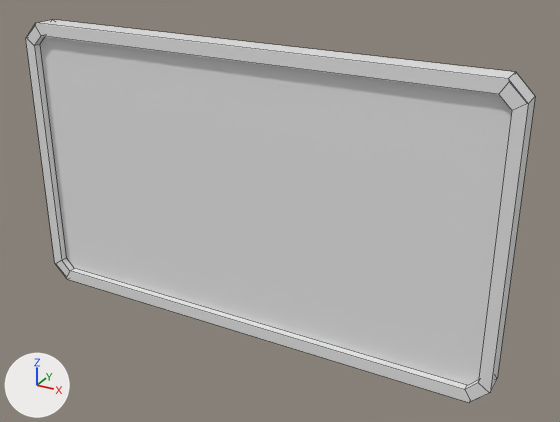
One commit to the Blender file thryfy_tablet.blend: the scene before it, then after it.
Camera for both pictures: a 50 mm lens placed at (2.47, -4.03, 1.96), pointed at (0.21, 0.07, -0.09). The lights are fixed; the arrows at lower left show +X, +Y and +Z. Mesh edges are drawn as thin lines.

Before the edit, the objects in view are built like this:
```python
me_cube = bpy.data.meshes.new('Cube')
me_cube.from_pydata(...)  # 144 vertices, 139 faces; spans x -1.73..1.73, y -0.09..0.09, z -1.0..1.0
me_cube.materials.append(mat_material)  # its picture is missing
ob_cube = bpy.data.objects.new('Cube', me_cube)
ob_cube.location = (0.0, 0.0, 0.0)
```
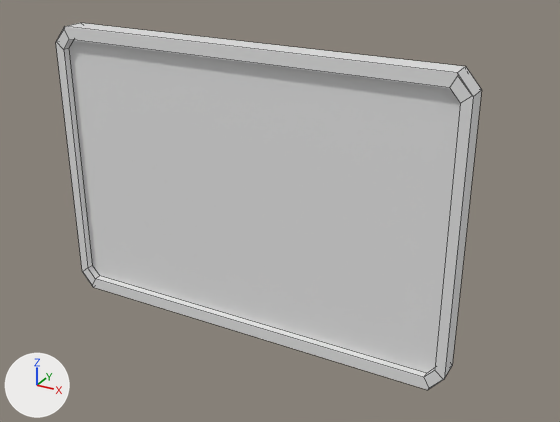
The change, as a diff of the scene's bpy script:
```diff
--- a/thryfy_tablet.blend.py
+++ b/thryfy_tablet.blend.py
@@ me_cube @@
 # used by ob_cube; location = (0.0, 0.0, 0.0)
-me_cube.from_pydata(...)  # 144 vertices, 139 faces; spans x -1.73..1.73, y -0.09..0.09, z -1.0..1.0
+me_cube.from_pydata(...)  # 144 vertices, 139 faces; spans x -1.45..1.45, y -0.09..0.09, z -1.0..1.0
+# me_cube part 1: all 12 vertices in x -1.73..-1.58, y -0.09..0.09, z -1.0..-0.84 are scaled about their middle by (0.837, 1, 1)
+# me_cube part 2: all 12 vertices in x -1.73..-1.58, y -0.09..0.09, z 0.84..1.0 are scaled about their middle by (0.837, 1, 1)
+# me_cube part 3: all 12 vertices in x 1.58..1.73, y -0.09..0.09, z -1.0..-0.84 are scaled about their middle by (0.837, 1, 1)
+# me_cube part 4: all 12 vertices in x 1.58..1.73, y -0.09..0.09, z 0.84..1.0 are scaled about their middle by (0.837, 1, 1)
 me_cube.materials.append(mat_material)
```

Where the change shows, as pixel boxes (x1, y1, x2, y2) in the pictures (560 x 422 px; the box of a moved part takes in the faces that stretch with it):
'Cube', reshaped (16% narrower)
    before: (26, 20, 535, 403)
    after: (56, 23, 481, 390)
part 1 of me_cube, moved or reshaped
    before: (55, 258, 74, 278)
    after: (82, 265, 99, 286)
part 2 of me_cube, moved or reshaped
    before: (26, 23, 66, 263)
    after: (56, 28, 92, 271)
part 3 of me_cube, moved or reshaped
    before: (67, 268, 489, 403)
    after: (93, 276, 443, 390)
part 4 of me_cube, moved or reshaped
    before: (35, 20, 535, 393)
    after: (64, 23, 481, 379)
